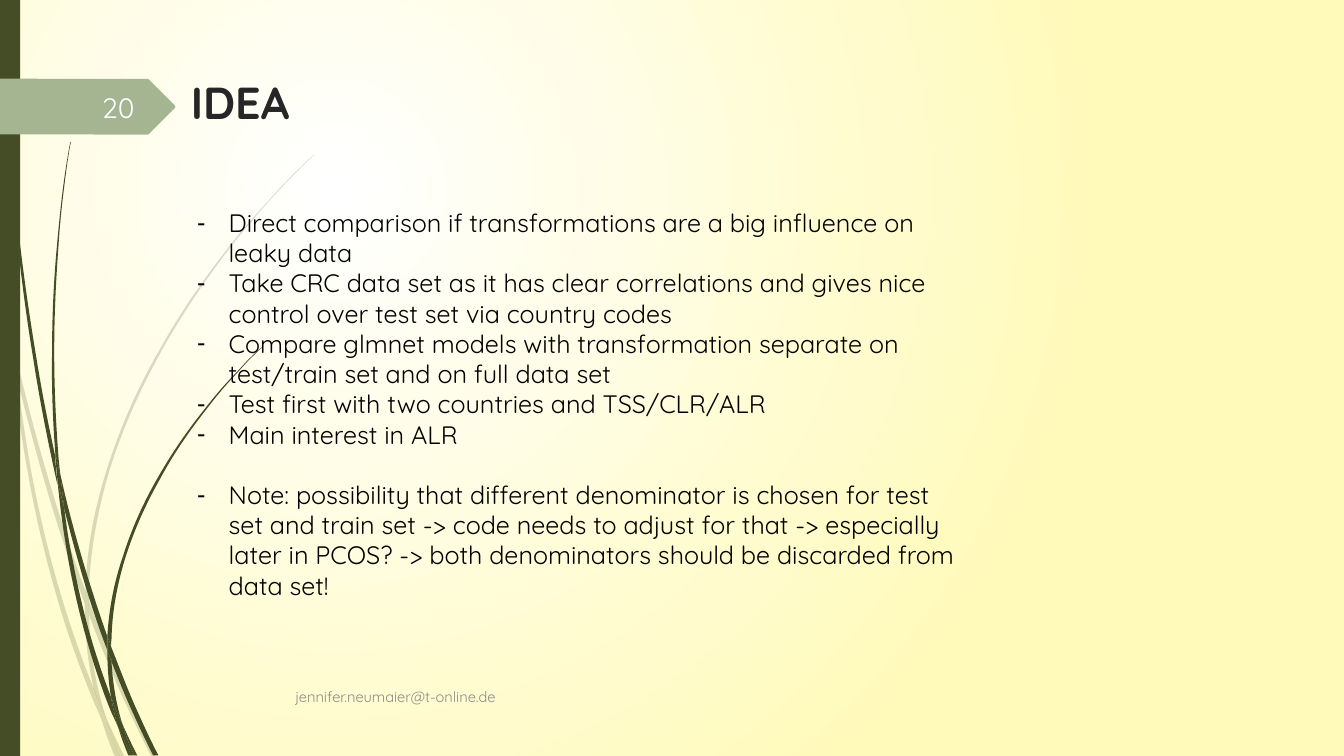
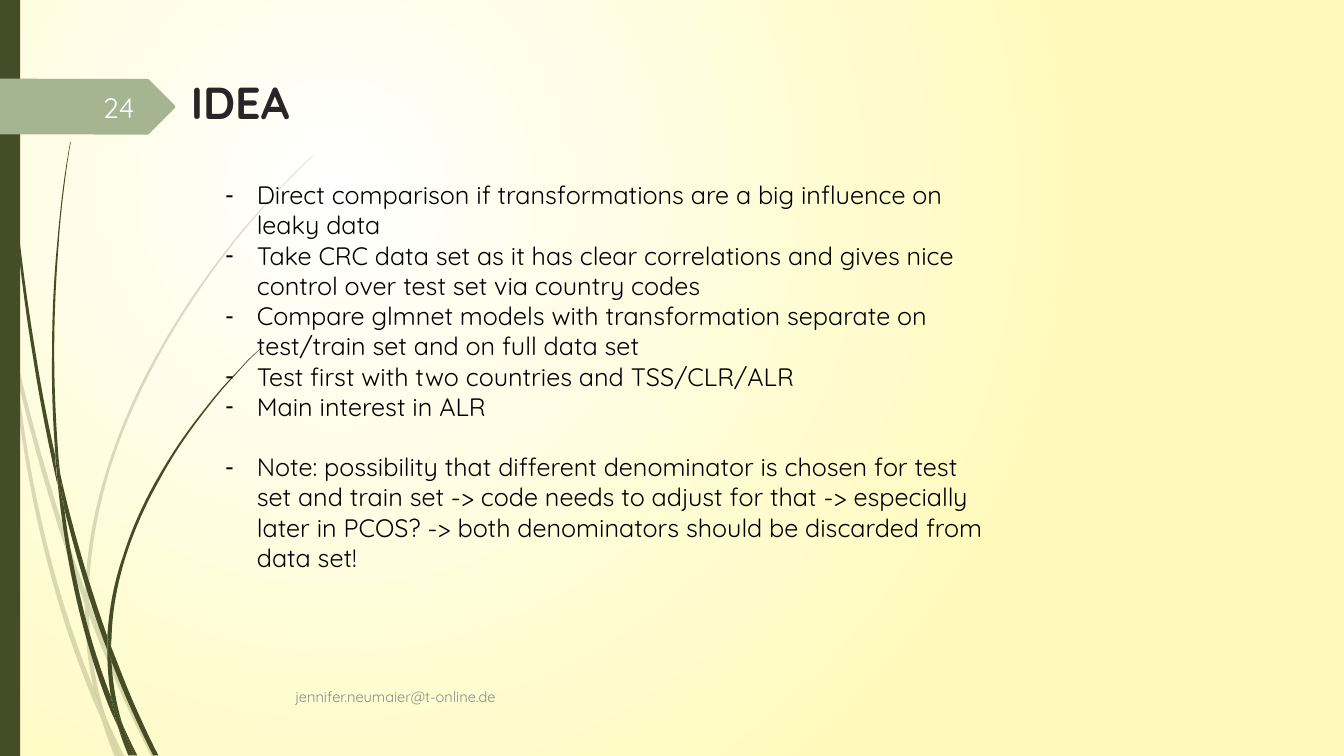
Before and after one commit to JenniferNeumaier/ml_coda, a slide deck: slide 24 of doc/Project_structure_notes.pptx (slide 20 before the commit). Drawn at 1344x756 pixels with LibreOffice and Linux fonts; fonts in the diff are those of the drawing. Boxes give left, top, right and bottom in pixels: in the first picture for what was removed or moved away, otherwise in the second. Text is boxed around its words. In the diff, an @@ line names an element or a change of style, - is before the commit and + after.

Commit message:
finalized PCOS and CRC model comparison

```diff
--- a/doc/Project_structure_notes.pptx
+++ b/doc/Project_structure_notes.pptx
@@ page number at box(103, 98, 134, 118): text changed @@
-20
+24
@@ text "Direct comparison if transformations are ...": place and size @@
-text "Direct comparison if transformations are ..." at box(229, 212, 954, 596)
+text "Direct comparison if transformations are ..." at box(257, 185, 982, 568)
```
Also in this commit, not shown: 21 other slides changed, 5 slides added, 47 other files.
